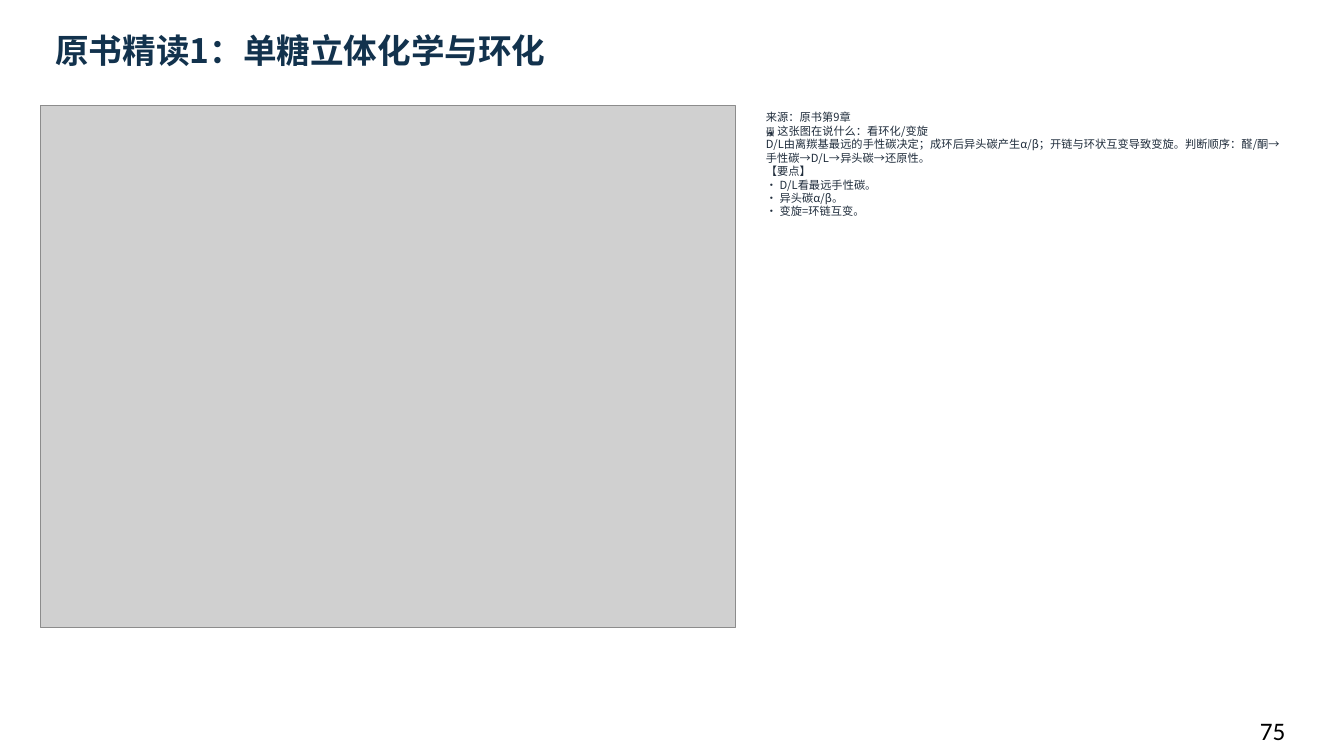
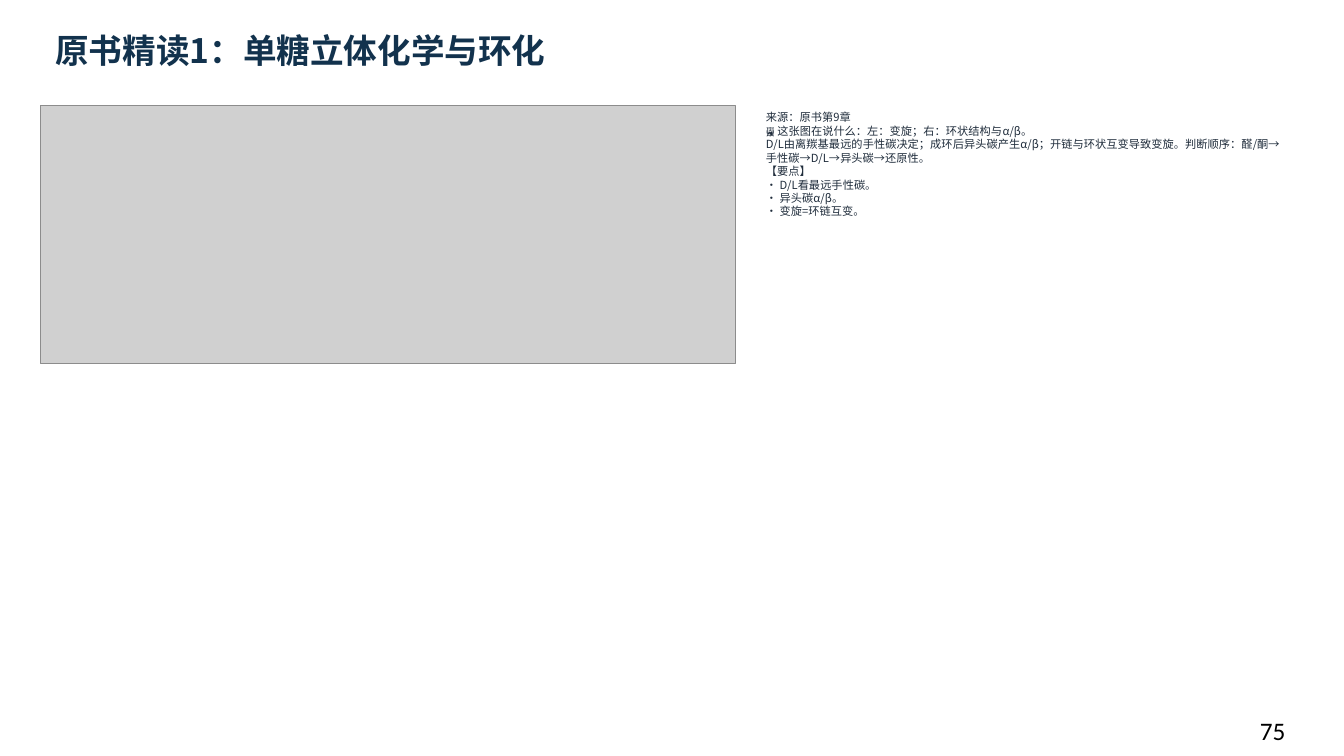
Before and after one commit to newkan-li/Biochemistry, a slide deck: slide 75 of downloads/bc09-ai-style.pptx. Drawn at 1344x756 pixels with LibreOffice and Linux fonts; fonts in the diff are those of the drawing; grey boxes stand for pictures. Boxes give left, top, right and bottom in pixels: in the first picture for what was removed or moved away, otherwise in the second. Text is boxed around its words. In the diff, an @@ line names an element or a change of style, - is before the commit and + after.

```diff
--- a/downloads/bc09-ai-style.pptx
+++ b/downloads/bc09-ai-style.pptx
@@ picture: place and size @@
-picture at (40,106,736,627)
+picture at (40,106,736,364)
@@ text at (766,111,1280,216): text changed @@
-来源：原书第9章
-🖼 这张图在说什么：看环化/变旋
-D/L由离羰基最远的手性碳决定；成环后异头碳产生α/β；开链与环状互变导致变旋。判断顺序：醛/酮→手性碳→D/L→异头碳→还原性。
-【要点】
-• D/L看最远手性碳。
-• 异头碳α/β。
-• 变旋=环链互变。
+来源：原书第9章
+🖼 这张图在说什么：左：变旋；右：环状结构与α/β。
+D/L由离羰基最远的手性碳决定；成环后异头碳产生α/β；开链与环状互变导致变旋。判断顺序：醛/酮→手性碳→D/L→异头碳→还原性。
+【要点】
+• D/L看最远手性碳。
+• 异头碳α/β。
+• 变旋=环链互变。
```
Also in this commit, not shown: 15 other slides changed, 15 other files.
